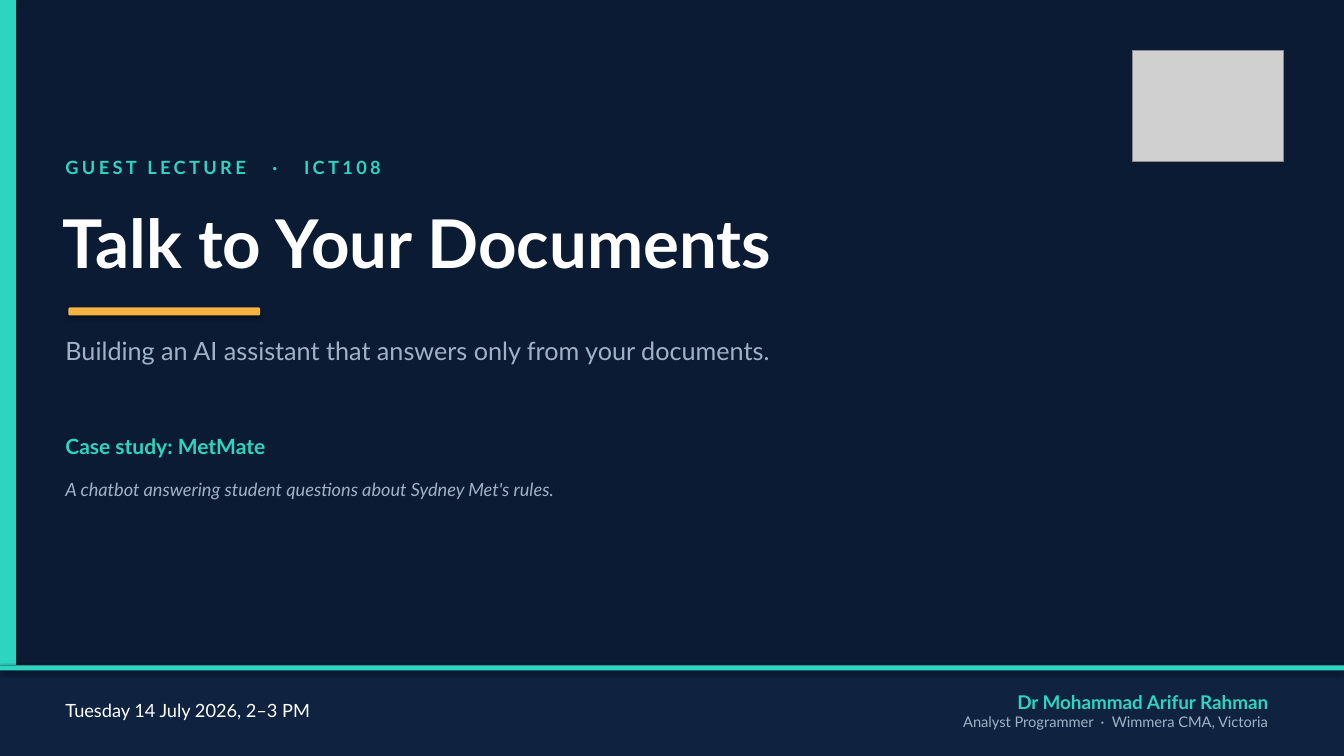
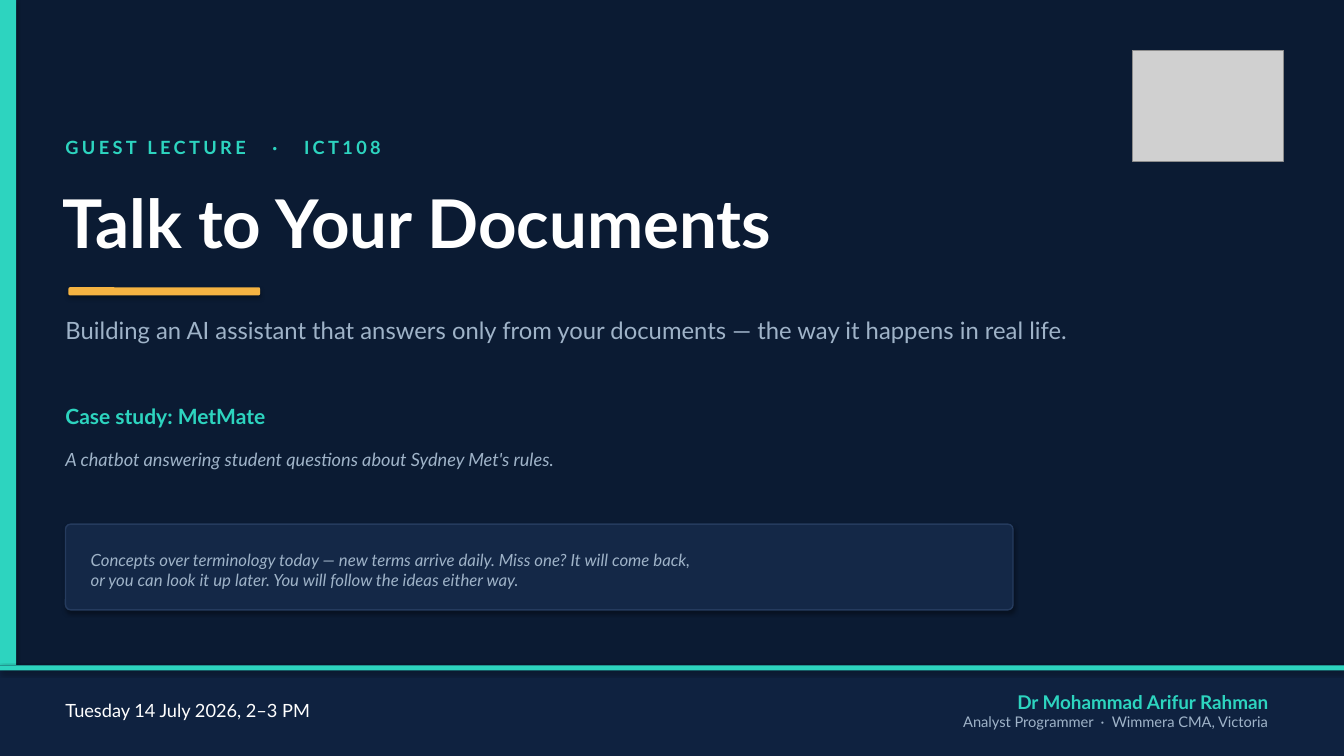
Before and after one commit to arifwcma/induction, a slide deck: slide 1 of lecture/deck.pptx. Drawn at 1344x756 pixels with LibreOffice and Linux fonts; fonts in the diff are those of the drawing; grey boxes stand for pictures. Boxes give left, top, right and bottom in pixels: in the first picture for what was removed or moved away, otherwise in the second. Text is boxed around its words. In the diff, an @@ line names an element or a change of style, - is before the commit and + after.

```diff
--- a/lecture/deck.pptx
+++ b/lecture/deck.pptx
@@ 2 texts, 1 rounded rectangle: place and size @@
-2 texts, 1 rounded rectangle at [62,160,772,316]
+2 texts, 1 rounded rectangle at [62,140,772,295]
@@ text at [65,321,1067,344]: text changed; size 18 to 17 pt @@
-Building an AI assistant that answers only from your documents.
+Building an AI assistant that answers only from your documents — the way it happens in real life.
@@ text "Case study: MetMate": place and size @@
-text "Case study: MetMate" at [65,438,265,458]
+text "Case study: MetMate" at [65,408,265,428]
@@ text "A chatbot answering student questions ...": place and size @@
-text "A chatbot answering student questions ..." at [65,482,554,500]
+text "A chatbot answering student questions ..." at [65,452,554,470]
@@ rounded rectangle added at [66,524,1013,610], fill #142847, outline #253B5E 1 pt @@
@@ text added at [91,553,690,589], 12 pt, text #9FB3C8, italic @@
+Concepts over terminology today — new terms arrive daily. Miss one? It will come back,
+or you can look it up later. You will follow the ideas either way.
```
Also in this commit, not shown: 2 other slides changed, 10 slides added, 6 slides removed, 3 other files.
